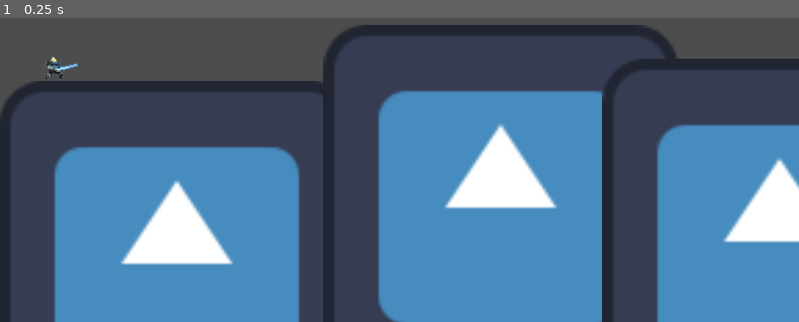
Above: before the commit, frame 1.
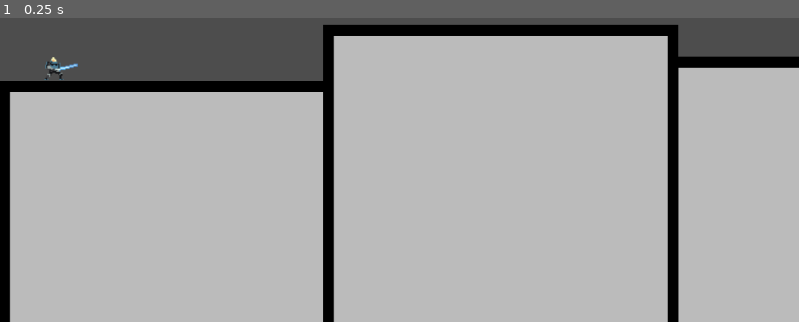
Above: after the commit, the same moment.

Repository: UrtaroPrograms/Actividad-Movimiento-2D-en-Godot-Lautaro-Urtasun
Game: Godot game, scene res://main.tscn
Two runs of this game, one before a commit and one after it. Both use one fixed random seed, a clock stepped at 60 frames per second and the inputs below. The engine's default icon, where the game draws it, is replaced by a stand-in: a white triangle on a blue panel in a dark square.
Inputs:
- Up to frame 1 (0.25 s): no input

The runs differ from the first frame. In frame 1, 89% of the frame differs, in the area x 0-100%, y 2-100%.

Commit message:
Añadidas paredes a los bordes del escenario. Cambiado sprite de la plataforma. Primeras variables relativas al dash.

Diff:
--- a/actividad-movimiento-2d-en-godot-lautaro-urtasun/main.tscn
+++ b/actividad-movimiento-2d-en-godot-lautaro-urtasun/main.tscn
@@ -2,6 +2,9 @@
 
 [ext_resource type="PackedScene" uid="uid://bcuxl7aldvjd0" path="res://plataforma.tscn" id="1_0xm2m"]
 [ext_resource type="PackedScene" uid="uid://ewo31hpifhk" path="res://personaje.tscn" id="2_h2yge"]
+
+[sub_resource type="RectangleShape2D" id="RectangleShape2D_0xm2m"]
+size = Vector2(10, 569)
 
 [node name="Main" type="Node" unique_id=172623019]
 
@@ -14,8 +17,20 @@
 scale = Vector2(4, 4)
 
 [node name="Plataforma3" parent="." unique_id=447389194 instance=ExtResource("1_0xm2m")]
-position = Vector2(1124, 524)
+position = Vector2(1219, 521)
 scale = Vector2(4, 4)
 
 [node name="Personaje" parent="." unique_id=529948523 instance=ExtResource("2_h2yge")]
 position = Vector2(88, 270)
+
+[node name="Pared" type="StaticBody2D" parent="." unique_id=1684422717]
+
+[node name="CollisionShape2D" type="CollisionShape2D" parent="Pared" unique_id=627228392]
+position = Vector2(-5, 274.5)
+shape = SubResource("RectangleShape2D_0xm2m")
+
+[node name="Pared2" type="StaticBody2D" parent="." unique_id=1844417537]
+
+[node name="CollisionShape2D" type="CollisionShape2D" parent="Pared2" unique_id=126289425]
+position = Vector2(1157, 270)
+shape = SubResource("RectangleShape2D_0xm2m")
--- a/actividad-movimiento-2d-en-godot-lautaro-urtasun/personaje.tscn
+++ b/actividad-movimiento-2d-en-godot-lautaro-urtasun/personaje.tscn
@@ -13,6 +13,7 @@
 const SPEED = 150
 const JUMP_VELOCITY = -300.0
 var double_jump_used = false
+var dash_used = false;
 
 func _physics_process(delta: float) -> void:
 	# Add the gravity.
@@ -28,6 +29,9 @@
 		if double_jump_used == false:
 			double_jump_used = true
 			velocity.y = JUMP_VELOCITY
+
+	if Input.is_action_just_pressed(\"dash\") and !dash_used:
+		dash_used = true;
 
 	# Get the input direction and handle the movement/deceleration.
 	# As good practice, you should replace UI actions with custom gameplay actions.
@@ -180,4 +184,4 @@
 position = Vector2(-0.125, 3.5)
 scale = Vector2(1.4583334, 1.4583334)
 sprite_frames = SubResource("SpriteFrames_38t12")
-animation = &"Idle"
+animation = &"Fall"
--- a/actividad-movimiento-2d-en-godot-lautaro-urtasun/plataforma.tscn
+++ b/actividad-movimiento-2d-en-godot-lautaro-urtasun/plataforma.tscn
@@ -1,6 +1,6 @@
 [gd_scene format=3 uid="uid://bcuxl7aldvjd0"]
 
-[ext_resource type="Texture2D" uid="uid://bgdbkuxh4k8l7" path="res://icon.svg" id="1_bon5w"]
+[ext_resource type="Texture2D" uid="uid://0qtqpdbnq3rd" path="res://Sprites/Plataforma.png" id="1_bon5w"]
 
 [sub_resource type="RectangleShape2D" id="RectangleShape2D_1v4vm"]
 size = Vector2(128, 128)
@@ -8,6 +8,7 @@
 [node name="Plataforma" type="StaticBody2D" unique_id=226555492]
 
 [node name="Sprite2D" type="Sprite2D" parent="." unique_id=2124115738]
+scale = Vector2(0.15999998, 0.15999998)
 texture = ExtResource("1_bon5w")
 
 [node name="CollisionShape2D" type="CollisionShape2D" parent="." unique_id=1271951760]
Binary file added: actividad-movimiento-2d-en-godot-lautaro-urtasun/Sprites/Plataforma.png
Not shown, added: actividad-movimiento-2d-en-godot-lautaro-urtasun/Sprites/Plataforma.png.import
